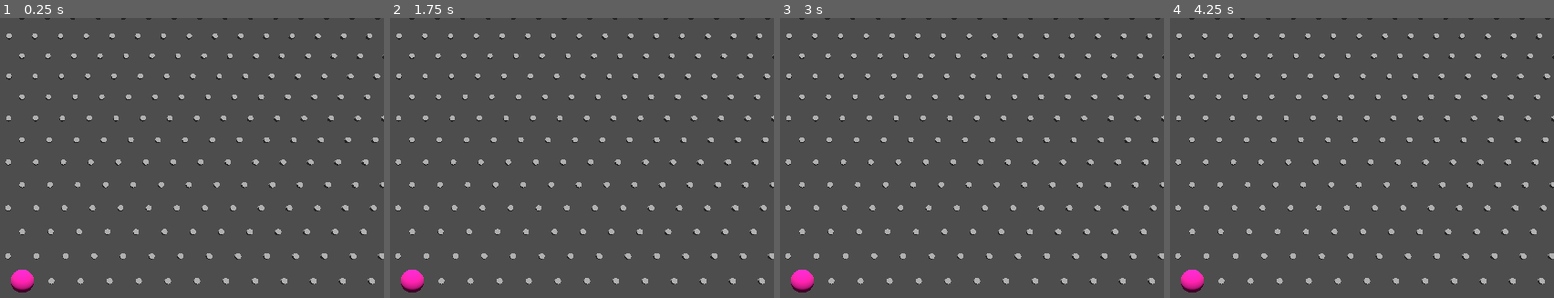
Above: before the commit, frames 1-4 (left to right).
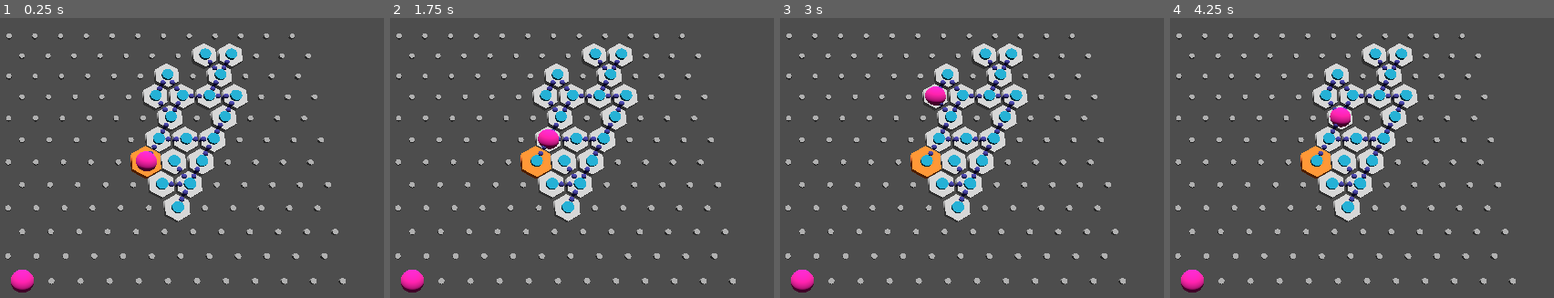
Above: after the commit, the same moments.

Repository: SamppuS/Rabbits_Requiem
Game: Godot game, scene res://tunnels.tscn
Two runs of this game, one before a commit and one after it. Both use one fixed random seed, a clock stepped at 60 frames per second and the inputs below. This scene is started directly instead of the project's main scene.
Inputs:
- Up to frame 1 (0.25 s): no input
- Up to frame 2 (1.75 s): tap Enter at 0.5 s; tap A (a) at 0.6 s; tap D (d) at 0.8, 1.35 s; tap Space at 1.25 s; tap E (e) at 1.55 s
- Up to frame 3 (3 s): tap Enter at 2 s; tap E (e) at 2.1 s; tap W (w) at 2.3, 2.85 s; tap Space at 2.75 s
- Up to frame 4 (4.25 s): tap X (x) at 3.05, 3.6 s; tap Enter at 3.5 s; tap A (a) at 3.8 s

The runs differ from the first frame. In frame 1, 10% of the frame differs, in the area x 4-100%, y 0-96%; in frame 2, 10%; in frame 3, 10%; in frame 4, 10%.
Error before the commit: Invalid access to property or key 'grid_updated' on a base object of type 'Node3D (minimap.gd)'. (res://tunnels.gd:7)

Commit message:
Added mockup tiles, Base code for tunnels.gd and connected signals properly

Diff:
--- a/rabbits_requiem/levels/minimap.gd
+++ b/rabbits_requiem/levels/minimap.gd
@@ -4,8 +4,8 @@
 
 @export_category("Exports")
 @export_subgroup("Maze Settings")
-@export var cave_depth : int = 14 # generates cave systems that are n steps away from sp.
-@export var average_tile_count : int = 70 # the closer the av_tilecount is to cave depth tile average, the faster cave is generated
+@export var cave_depth : int = 5 # generates cave systems that are n steps away from sp.
+@export var average_tile_count : int = 20 # the closer the av_tilecount is to cave depth tile average, the faster cave is generated
 @export var max_variance: int = 10 # higher variance leads to faster cave generation but more random results
 
 @export var traffic_limit: int = 20 # controls how densely caves are generated (around 20 seems good!!!)
--- a/rabbits_requiem/tunnels.gd
+++ b/rabbits_requiem/tunnels.gd
@@ -1,12 +1,68 @@
 extends Node3D
 
-var received_grid: Array
+var grid: Array
 
-func _ready():
+@export_category("Exports")
+@export_subgroup("Meshes")
+
+var meshes: Array[PackedScene]
+var mesh_openings = [ #These are the right patterns but in the wrong phase. So they return the right tile but wrong rotation.
+	[true, false, false, false, false, false],  # 10
+	[true, true, false, false, false, false],   # 20
+	[true, false, true, false, false, false],   # 21
+	[true, false, false, true, false, false],   # 22
+	[true, true, true, false, false, false],    # 30
+	[true, true, false, true, false, false],    # 31
+	[true, false, false, true, false, true],    # 32
+	[true, false, true, false, true, false],    # 33
+	[true, true, true, true, false, false],     # 40
+	[true, true, true, false, true, false],     # 41
+	[true, true, false, true, true, false]      # 42
+]
+
+func _ready(): # we probably don't have grid info here!
 	var minimap = get_node("Minimap")
-	minimap.grid_updated.connect(_on_grid_received)
+	minimap.send_grid.connect(_on_grid_received)
+
+	# Save meshes under array "meshes"
+	var dir = DirAccess.open("res://palikoita/Open models/")
+	if dir:
+		dir.list_dir_begin()
+		while true:
+			var file_name = dir.get_next()
+			if file_name.substr(len(file_name)-3,len(file_name)) == "glb":
+				meshes.append(load("res://palikoita/Open models/" + file_name))
+			if file_name == "":
+				break
+		dir.list_dir_end()
+
+	for i in range(len(meshes)):
+		#print(i, meshes[i].resource_path)
+		pass
+
 
 func _on_grid_received(new_grid, sp):
-	received_grid = new_grid
+	grid = new_grid
 	# Now you can use the received grid data
-	print("Received new grid data: ", received_grid)
+	print("Received new grid data: ", grid)
+
+
+func _on_minimap_send_grid(sent_grid: Variant, sp: Variant) -> void:
+	grid = sent_grid
+	for y in range(len(grid)):
+		for x in range(len(grid)):
+			print(grid[y][x].paths, find_match(grid[y][x].paths))
+
+
+func find_match(paths: Array[bool]): # from cave_tile.paths to mesh_openings index
+	var paths_copy = paths.duplicate() # non-destructive
+	var rotations = 0
+	while true:
+		if paths_copy in mesh_openings: # we have found a match!
+			break
+		elif paths_copy == paths and rotations > 0: # match will never be found (will return -1 on index 0)
+			#print("no pair ??")
+			break
+		rotations += 1
+		paths_copy.insert(0, paths_copy.pop_back()) #shift values by 1
+	return [mesh_openings.find(paths_copy), rotations]
--- a/rabbits_requiem/tunnels.tscn
+++ b/rabbits_requiem/tunnels.tscn
@@ -30,3 +30,5 @@
 environment = SubResource("Environment_yoqi5")
 
 [node name="Minimap" parent="." instance=ExtResource("2_ah540")]
+
+[connection signal="send_grid" from="Minimap" to="." method="_on_minimap_send_grid"]
Not shown: 1 places in rabbits_requiem/levels/minimap.tscn that only renumber resources
Binary file added: rabbits_requiem/palikoita/Open models/Block10_open.glb
Not shown, added: rabbits_requiem/palikoita/Open models/Block10_open.glb.import
Binary file added: rabbits_requiem/palikoita/Open models/Block20_open.glb
Not shown, added: rabbits_requiem/palikoita/Open models/Block20_open.glb.import
Binary file added: rabbits_requiem/palikoita/Open models/Block21_open.glb
Not shown, added: rabbits_requiem/palikoita/Open models/Block21_open.glb.import
Binary file added: rabbits_requiem/palikoita/Open models/Block22_open.glb
Not shown, added: rabbits_requiem/palikoita/Open models/Block22_open.glb.import
Binary file added: rabbits_requiem/palikoita/Open models/Block30_open.glb
Not shown, added: rabbits_requiem/palikoita/Open models/Block30_open.glb.import
Binary file added: rabbits_requiem/palikoita/Open models/Block31_open.glb
(and 11 more such lines)
